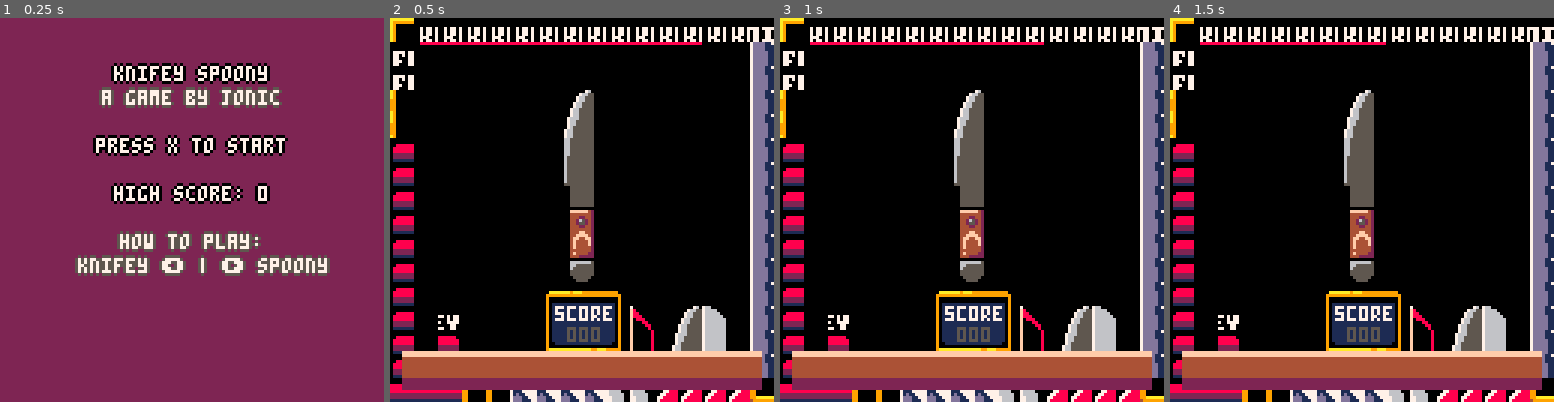
Above: before the commit, frames 1-4 (left to right).
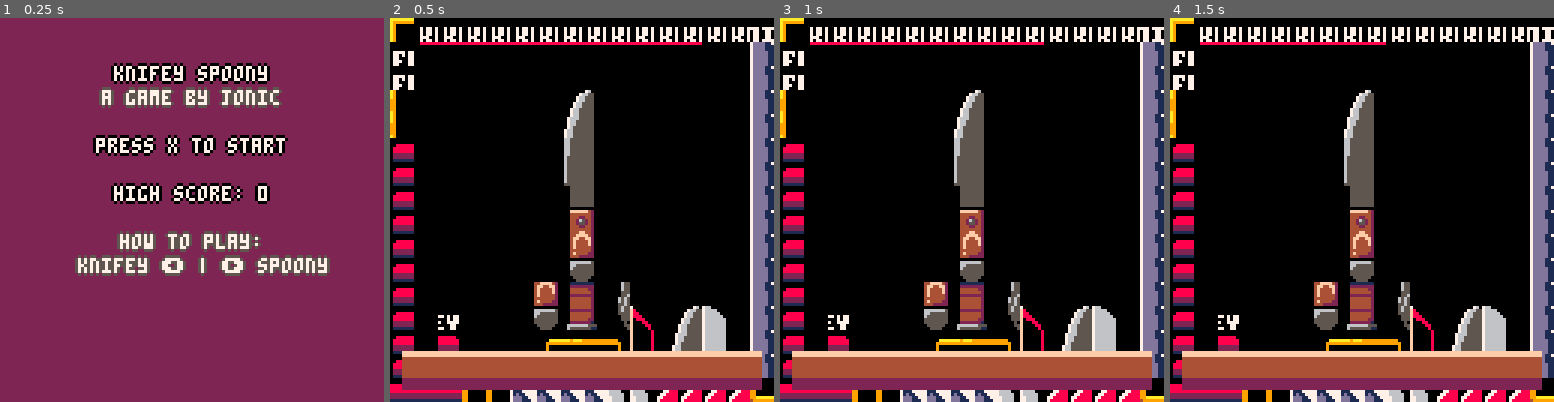
Above: after the commit, the same moments.

Repository: Jonic/knifey-spoony
Game: PICO-8 cartridge knifey-spoony.p8
The game is run twice, just before and just after one commit, with the same random seed, the same clock (stepped at 60 frames per second) and the same inputs.
Inputs:
- Up to frame 1 (0.25 s): no input
- Up to frame 2 (0.5 s): tap X (X key) at 0.33 s
- Up to frame 3 (1 s): no input
- Up to frame 4 (1.5 s): tap X (X key) at 1.07 s

Frame 1 is identical in both runs. In frame 2, 3.4% of the frame differs, in the area x 37-63%, y 68-87%; in frame 3, 3.4%; in frame 4, 3.4%.

Commit message:
Updated sprite ref for scoreboard

Diff:
--- a/knifey-spoony.p8
+++ b/knifey-spoony.p8
@@ -220,7 +220,7 @@
         { i = 49, x = 15, y = 14 },
       },
       score = {
-        { i = 166, x = 6, y = 11, w = 4, h = 4 }
+        { i = 134, x = 6, y = 11, w = 4, h = 4 }
       },
       utensils = {
         knifey = {
